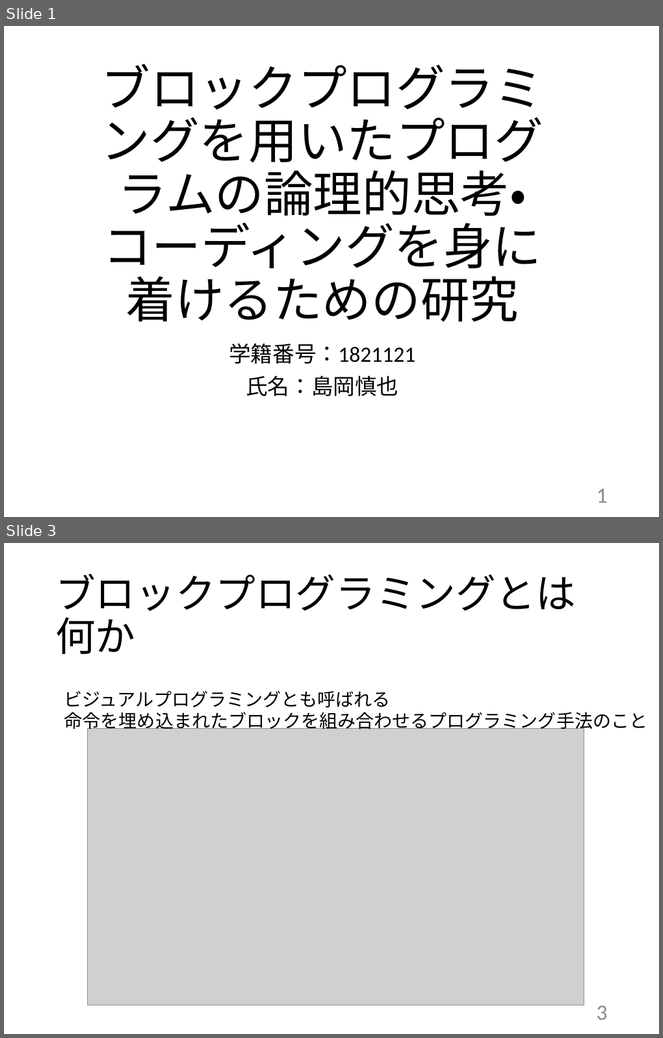
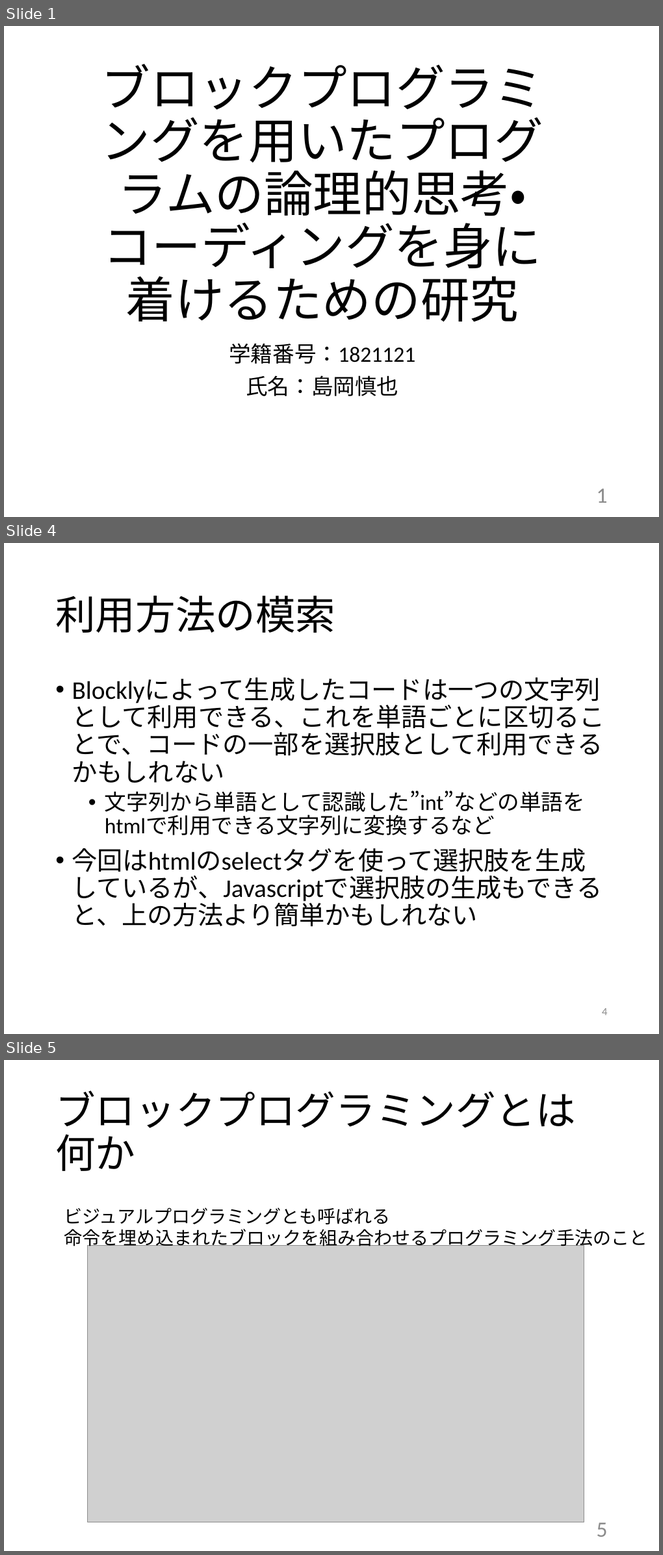
Before and after one commit to kait-takanolab/1821121-shimaoka-thesis, a slide deck: 1821121_shimaoka_sotsuken.pptx. Shown one above the other, each under a label of ours: slides 1 and 3 before the commit, slides 1, 4 and 5 after it; the slides between them are not shown. The pictures are 663x1038 and 663x1555 pixels, drawn with LibreOffice and Linux fonts; fonts in the diff are those of the drawing; grey boxes stand for pictures. Boxes give left, top, right and bottom in pixels: in the first picture for what was removed or moved away, otherwise in the second. Text is boxed around its words. In the diff, an @@ line names an element or a change of style, - is before the commit and + after.

```diff
--- a/1821121_shimaoka_sotsuken.pptx
+++ b/1821121_shimaoka_sotsuken.pptx
@@ slide 4 added at box(4, 543, 659, 1034), background #FFFFFF @@
@@ title added at box(55, 596, 336, 633), 44 pt, text #000000 @@
+利用方法の模索
@@ text added at box(72, 700, 605, 927), 28 pt, text #000000 @@
+• Blocklyによって生成したコードは一つの文字列として利用できる、これを単語ごとに区切ることで、コードの一部を選択肢として利用できるかもしれない
+  • 文字列から単語として認識した”int”などの単語をhtmlで利用できる文字列に変換するなど
+• 今回はhtmlのselectタグを使って選択肢を生成しているが、Javascriptで選択肢の生成もできると、上の方法より簡単かもしれない
@@ page number added at box(602, 1008, 607, 1016), 12 pt, text #8C8C8C @@
+4
@@ what was slide 3 is now slide 5 @@
@@ page number at box(597, 1523, 608, 1537): text changed @@
-3
+5
```
Also in this commit, not shown: 1 slide changed, 1 other slide added.
